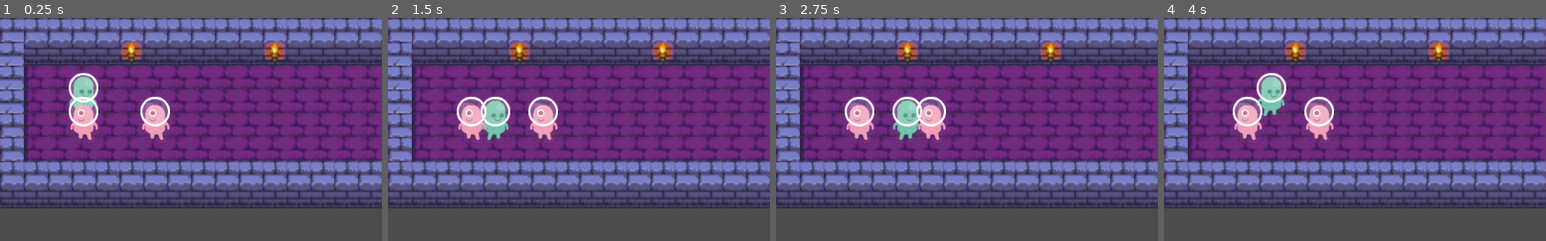
Above: before the commit, frames 1-4 (left to right).
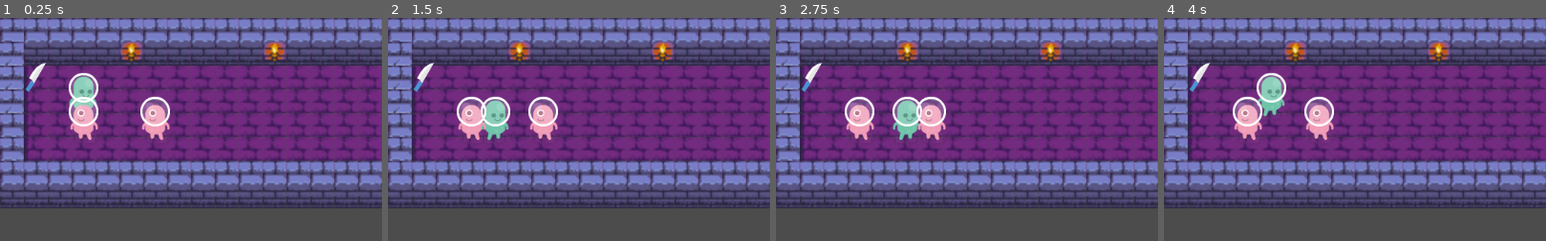
Above: after the commit, the same moments.

Repository: Shoes01/souls-1
Game: Godot game, scene res://Main.tscn
The game is run twice, just before and just after one commit, with the same random seed, the same clock (stepped at 60 frames per second) and the same inputs.
Inputs:
- Up to frame 1 (0.25 s): no input
- Up to frame 2 (1.5 s): tap Enter (ui_accept) at 0.5, 0.77, 1.25 s; hold Right (ui_right) 0.53-1.28 s; hold G (custom_item_pickup) 0.53-1.28 s; hold Down (ui_down) from 1.28 s (still down); tap G (custom_item_pickup) at 1.35 s
- Up to frame 3 (2.75 s): tap Enter (ui_accept) at 1.52, 2 s; release Down (ui_down) at 2.03 s; hold Right (ui_right) from 2.03 s (still down); hold G (custom_item_pickup) from 2.03 s (still down)
- Up to frame 4 (4 s): tap Enter (ui_accept) at 2.75, 3.02, 3.5, 3.77 s; release Right (ui_right) at 2.78 s; release G (custom_item_pickup) at 2.78 s; hold Up (ui_up) 2.78-3.53 s; tap G (custom_item_pickup) at 2.85 s; hold Left (ui_left) from 3.53 s (still down); hold G (custom_item_pickup) from 3.53 s (still down)
The pictures show only the part of the screen within x 0-50%, y 0-50%; the shares and areas given below are measured in that part.

The runs differ from the first frame. In frame 1, 0.2% of the frame differs, in the area x 6-12%, y 20-34%; in frame 2, 0.2%; in frame 3, 0.2%; in frame 4, 0.2%.

Commit message:
Added a Knife entity
Does practically nothing. Has a sprite, can be equipped.

Diff:
--- a/board/Gameboard.gd
+++ b/board/Gameboard.gd
@@ -25,6 +25,11 @@
 	var npc2: Entity = load("res://entity/entities/NonPlayerCharacter.tscn").instance()
 	add_child(npc2)
 	npc2.position = grid.calculate_map_position(Vector2(6, 4))
+
+	# Prepare items.
+	var knife: Entity = load("res://entity/entities/Knife.tscn").instance()
+	add_child(knife)
+	knife.position = grid.calculate_map_position(Vector2(1, 2))
 
 
 func _unhandled_input(event: InputEvent) -> void:
--- a/components/ItemComponent.gd
+++ b/components/ItemComponent.gd
@@ -3,9 +3,9 @@
 extends Node
 
 
-var is_consumable := false
-var is_equippable := false
-var is_droppable := true
+export var is_consumable := false
+export var is_equippable := false
+export var is_droppable := true
 
 
 func _ready() -> void:
--- /dev/null
+++ b/entity/entities/Knife.tscn
@@ -0,0 +1,18 @@
+[gd_scene load_steps=5 format=2]
+
+[ext_resource path="res://components/ItemComponent.gd" type="Script" id=1]
+[ext_resource path="res://components/SpriteComponent.gd" type="Script" id=2]
+[ext_resource path="res://assets/knife.png" type="Texture" id=3]
+[ext_resource path="res://entity/Entity.gd" type="Script" id=4]
+
+[node name="Knife" type="Node2D"]
+script = ExtResource( 4 )
+
+[node name="SpriteComponent" type="Sprite" parent="."]
+scale = Vector2( 0.3, 0.3 )
+texture = ExtResource( 3 )
+script = ExtResource( 2 )
+
+[node name="ItemComponent" type="Node" parent="."]
+script = ExtResource( 1 )
+is_equippable = true
Binary file added: assets/knife.png
Not shown, added: assets/knife.png.import
Not shown, changed: TODO.md
